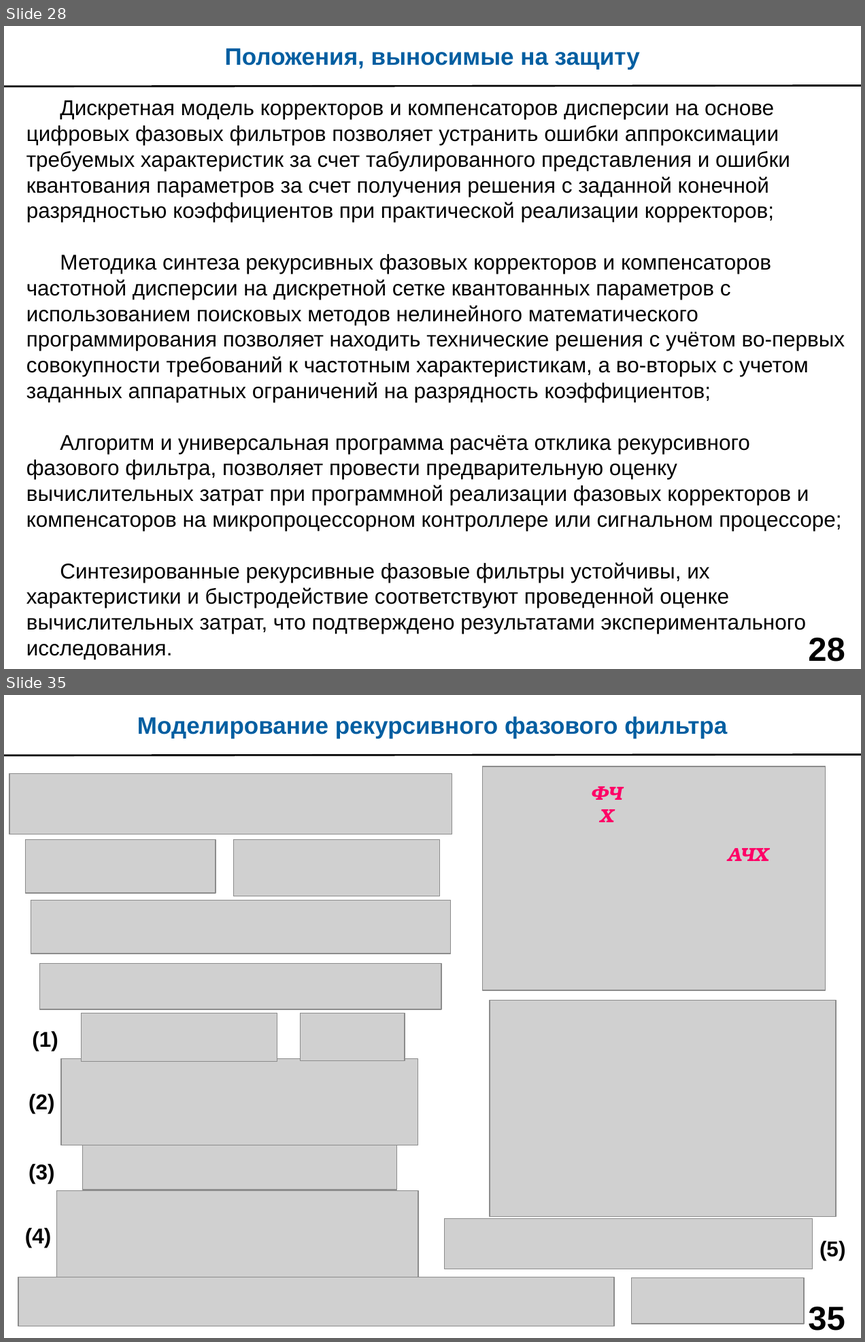
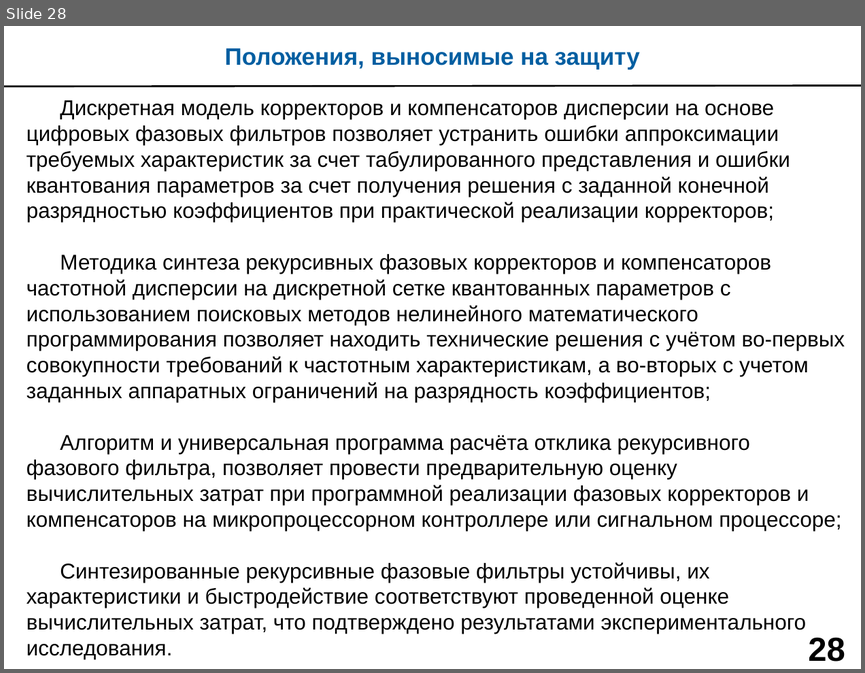
Before and after one commit to kit8nino/disser_ktn, a slide deck: Морозов_дисс_н_презентация.pptx. Shown one above the other, each under a label of ours: slides 28 and 35 before the commit, slide 28 after it; the slides between them are not shown. The pictures are 865x1342 and 865x673 pixels, drawn with LibreOffice and Linux fonts; fonts in the diff are those of the drawing; grey boxes stand for pictures. Boxes give left, top, right and bottom in pixels: in the first picture for what was removed or moved away, otherwise in the second. Text is boxed around its words. In the diff, an @@ line names an element or a change of style, - is before the commit and + after.

```diff
--- a/Морозов_дисс_н_презентация.pptx
+++ b/Морозов_дисс_н_презентация.pptx
@@ slide 35 removed at (4,695,861,1338), background #FFFFFF @@
@@ text removed at (137,716,727,739) @@
-Моделирование рекурсивного фазового фильтра
@@ line removed from (4, 755) to (861, 754) @@
@@ picture removed at (9,774,452,834) @@
@@ picture removed at (482,766,825,989) @@
@@ text removed at (575,787,637,819) @@
-ФЧХ
@@ picture removed at (26,840,215,893) @@
@@ picture removed at (234,840,440,896) @@
@@ text removed at (727,848,768,861) @@
-АЧХ
@@ picture removed at (31,900,450,954) @@
@@ picture removed at (40,963,442,1008) @@
@@ picture removed at (490,1000,836,1217) @@
@@ picture removed at (81,1013,277,1061) @@
@@ picture removed at (300,1013,405,1061) @@
@@ text removed at (32,1031,58,1051) @@
-(1)
@@ picture removed at (61,1058,418,1145) @@
@@ text removed at (28,1093,54,1113) @@
-(2)
@@ text removed at (28,1164,54,1183) @@
-(3)
@@ picture removed at (83,1145,397,1189) @@
@@ picture removed at (57,1190,419,1278) @@
@@ picture removed at (445,1219,812,1269) @@
@@ text removed at (25,1227,51,1247) @@
-(4)
@@ text removed at (819,1240,845,1260) @@
-(5)
@@ picture removed at (18,1277,614,1325) @@
@@ picture removed at (631,1278,804,1324) @@
@@ page number removed at (808,1306,844,1330) @@
-35
```
Also in this commit, not shown: 1 slide changed, 12 other slides removed.
